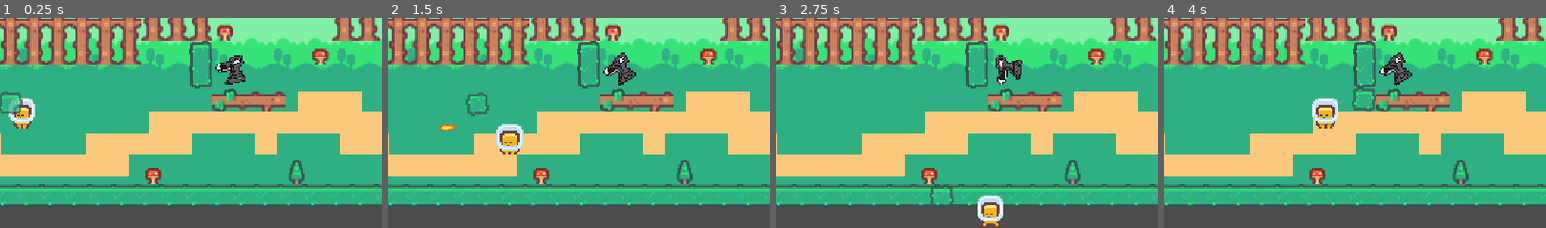
Above: before the commit, frames 1-4 (left to right).
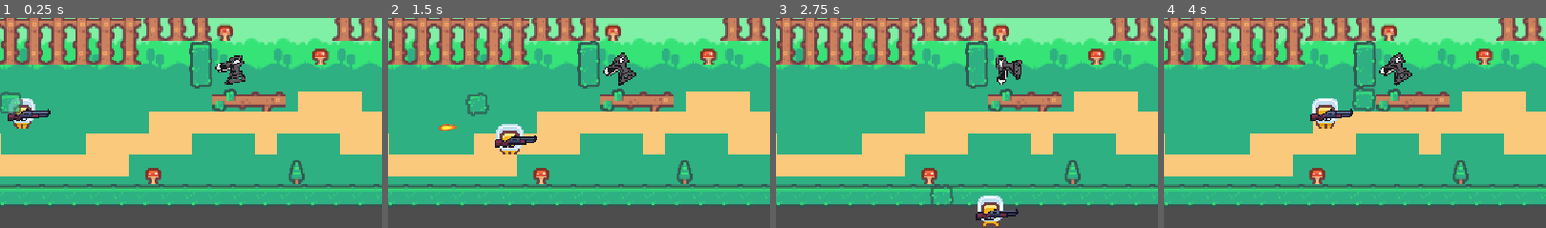
Above: after the commit, the same moments.

Repository: Silgnis/Game-Design-Project
Game: Godot game, scene res://Scenes/Main.tscn
Same seed, same stepped clock (60 frames per second), same inputs: the game is played once before the commit and once after it.
Inputs (mouse positions are % of the whole screen's width and height, from its top left):
- Up to frame 1 (0.25 s): no input
- Up to frame 2 (1.5 s): move the mouse to (72, 44) at 0.52 s; hold Right (right) 0.53-1.28 s; click (72, 44) at 0.6 s; move the mouse to (30, 54) at 1.27 s; hold Down (down) from 1.28 s (still down); click (30, 54) at 1.35 s
- Up to frame 3 (2.75 s): move the mouse to (60, 26) at 2.02 s; release Down (down) at 2.03 s; hold Right (right) from 2.03 s (still down); click (60, 26) at 2.1 s
- Up to frame 4 (4 s): move the mouse to (45, 69) at 2.77 s; release Right (right) at 2.78 s; hold Up (up) 2.78-3.53 s; click (45, 69) at 2.85 s; move the mouse to (80, 64) at 3.52 s; hold Left (left) from 3.53 s (still down); click (80, 64) at 3.6 s
The pictures show only the part of the screen within x 30-80%, y 26-76%; the shares and areas given below are measured in that part.

The runs differ from the first frame. In frame 1, 0.4% of the frame differs, in the area x 2-14%, y 43-50%; in frame 2, 0.4%, in the area x 28-39%, y 55-62%; in frame 3, 0.4%; in frame 4, 0.4%.

Commit message:
Added gun to player

Diff:
--- a/Scenes/Main.tscn
+++ b/Scenes/Main.tscn
@@ -5,6 +5,7 @@
 [ext_resource type="Texture2D" uid="uid://dnv5x0gdqrxj" path="res://Resources/kenney_pixel-platformer/Tilemap/tilemap_packed.png" id="2_pbw6q"]
 [ext_resource type="PackedScene" uid="uid://d1uwu4o13cud" path="res://Scenes/turret.tscn" id="3_kln2b"]
 [ext_resource type="PackedScene" uid="uid://r0wha1du3xq5" path="res://Scenes/myling_ghost.tscn" id="4_rgh2o"]
+[ext_resource type="PackedScene" uid="uid://dnodgevy3ctaj" path="res://Scenes/gun.tscn" id="4_v1gob"]
 
 [sub_resource type="TileSetAtlasSource" id="TileSetAtlasSource_kln2b"]
 texture = ExtResource("2_idj7w")
@@ -266,6 +267,9 @@
 
 [node name="Player" parent="." unique_id=1400733540 instance=ExtResource("1_r150o")]
 
+[node name="Gun" parent="Player" unique_id=2031640145 instance=ExtResource("4_v1gob")]
+position = Vector2(5, 2)
+
 [node name="Turret" parent="." unique_id=620192780 node_paths=PackedStringArray("target") instance=ExtResource("3_kln2b")]
 position = Vector2(158, -32)
 scale = Vector2(0.1207916, 0.1207916)
--- /dev/null
+++ b/Scenes/gun.tscn
@@ -0,0 +1,13 @@
+[gd_scene format=3 uid="uid://dnodgevy3ctaj"]
+
+[ext_resource type="Texture2D" uid="uid://dak7nngajqojt" path="res://Resources/guns_v1.png" id="1_nxj5y"]
+[ext_resource type="Script" uid="uid://is1eft3wfpy6" path="res://Scripts/gun.gd" id="1_oqrbh"]
+
+[node name="Gun" type="Node2D" unique_id=2031640145]
+
+[node name="Sprite2D" type="Sprite2D" parent="." unique_id=1636635855]
+texture_filter = 1
+texture = ExtResource("1_nxj5y")
+region_enabled = true
+region_rect = Rect2(0, 22, 32, 11)
+script = ExtResource("1_oqrbh")
